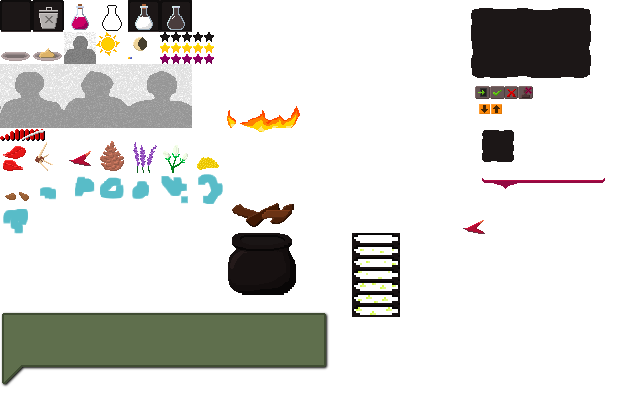
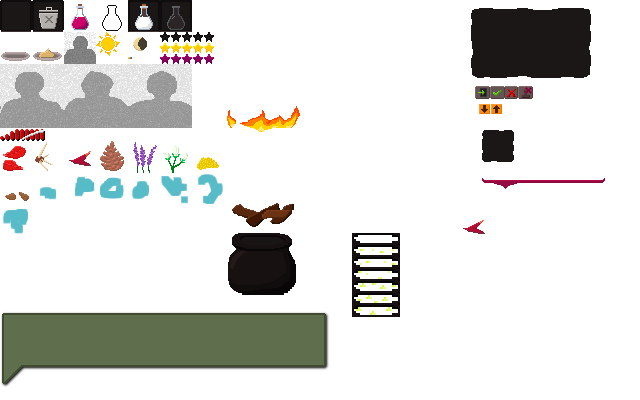
Before/after of a 640x400 layered artwork. What changed in the layer stack:
painted on "Background copy" over (x1=167, y1=6, x2=185, y2=30)
